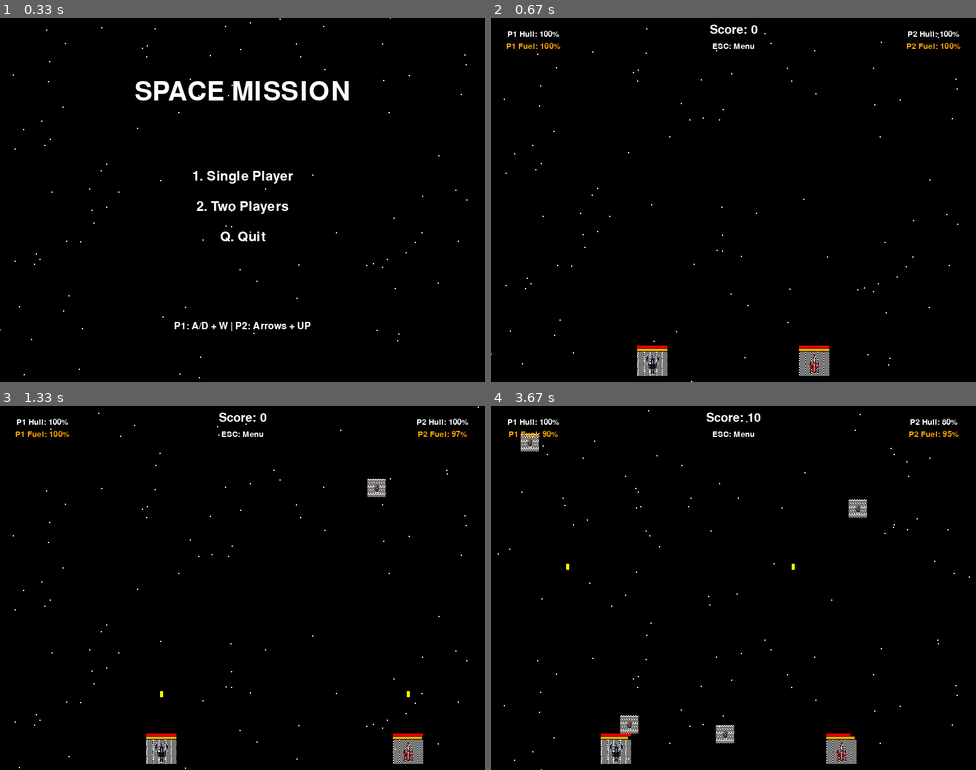
Above: before the commit, frames 1-4 (two rows, left to right).
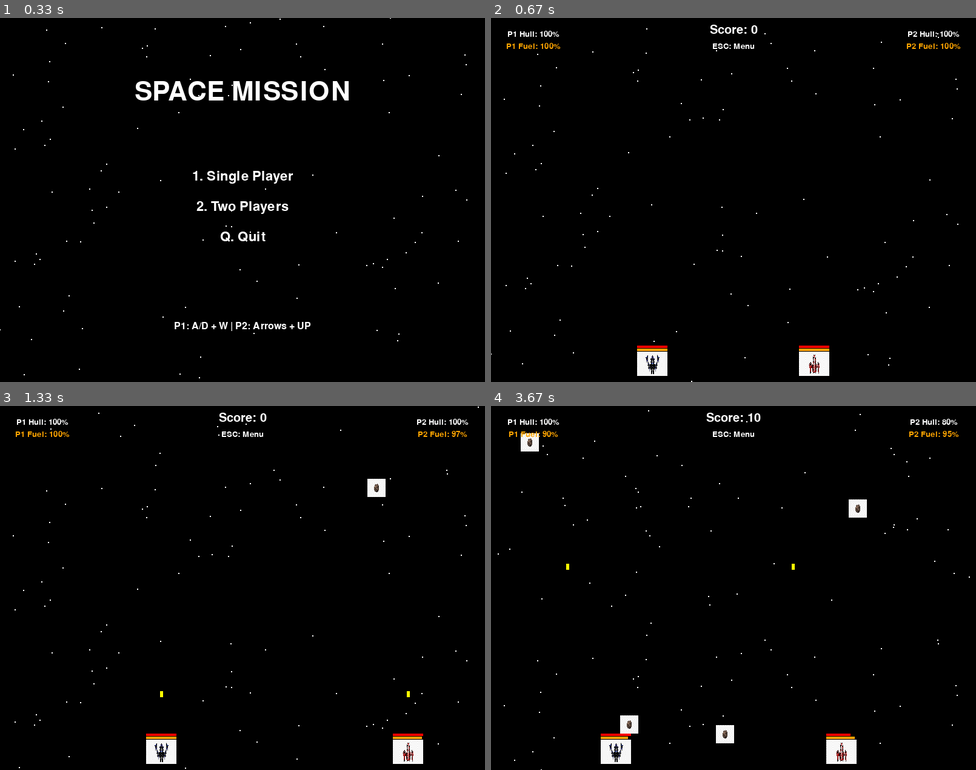
Above: after the commit, the same moments.

Repository: RoadToDestiny/pygame-space-mission
Game: pygame game, started from main.py
Same seed, same stepped clock (60 frames per second), same inputs: the game is played once before the commit and once after it.
Inputs:
- Up to frame 1 (0.33 s): no input
- Up to frame 2 (0.67 s): tap 2 at 0.33 s
- Up to frame 3 (1.33 s): hold Right 0.67-1.13 s; hold Up from 1.17 s (still down); hold W from 1.17 s (still down)
- Up to frame 4 (3.67 s): release Up at 1.47 s; release W at 1.47 s; hold Right 1.5-1.97 s; hold D 1.5-1.97 s; hold Left 2-2.53 s; hold A 2-2.53 s; hold Left 2.57-2.97 s; hold A 2.57-2.97 s; hold Up 3-3.37 s; hold W 3-3.37 s; hold Right from 3.4 s (still down); hold D from 3.4 s (still down)

Frame 1 is identical in both runs. In frame 2, 0.3% of the frame differs, in the area x 30-70%, y 91-99%; in frame 3, 0.4%; in frame 4, 0.6%, in the area x 6-78%, y 7-99%.

Commit message:
Revert removal of white background transparency

Diff:
--- a/main.py
+++ b/main.py
@@ -28,21 +28,17 @@
 
 def load_images():
     try:
-        # Load, convert, set transparency, and scale images
-
-        # 1.jpg -> Player 1
-        img_p1 = pygame.image.load("1.jpg").convert()
-        img_p1.set_colorkey(WHITE) # Treat WHITE as transparent
+        # Load and scale images
+        # 1.jpg -> Player 1 (Green equivalent)
+        img_p1 = pygame.image.load("1.jpg")
         img_p1 = pygame.transform.scale(img_p1, (50, 40))
 
-        # 2.jpg -> Player 2
-        img_p2 = pygame.image.load("2.jpg").convert()
-        img_p2.set_colorkey(WHITE) # Treat WHITE as transparent
+        # 2.jpg -> Player 2 (Blue equivalent)
+        img_p2 = pygame.image.load("2.jpg")
         img_p2 = pygame.transform.scale(img_p2, (50, 40))
 
         # meteorit.jpg -> Meteor
-        img_meteor = pygame.image.load("meteorit.jpg").convert()
-        img_meteor.set_colorkey(WHITE) # Treat WHITE as transparent
+        img_meteor = pygame.image.load("meteorit.jpg")
         img_meteor = pygame.transform.scale(img_meteor, (30, 30))
 
         return img_p1, img_p2, img_meteor
@@ -164,7 +160,7 @@
 
             meteor_timer += 1
             if meteor_timer > 30:
-                meteors.append(Meteor(SCREEN_WIDTH, img_meteor_base))
+                meteors.append(Meteor(SCREEN_WIDTH, img_meteor_base)) # Pass image
                 meteor_timer = 0
 
             for meteor in meteors[:]:
